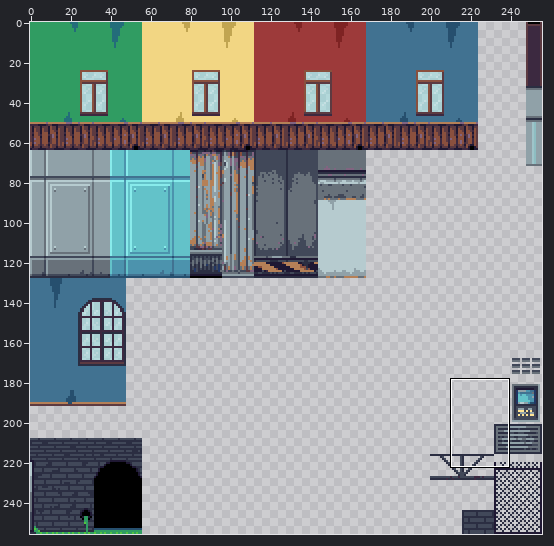
Pixel-art file -- Assets/Tileset/Rooms.ase. The first picture is a wide view before the edit; the outline marks the close-up.
Close-up. Earlier state:
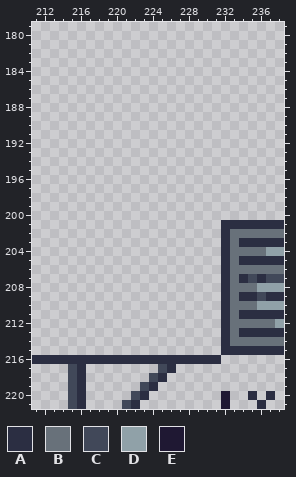
256x256 pixels, 1 frame. Shown: x 211..238, y 179..221.
Visible layers, top first: "Windows", "Walls".
Palette (. is transparent): A #2b2e42  B #68717a  C #414859  D #90a1a8  E #1f1833
Pixels before, first column x 211:
201 .....................AAAAAAA
202 .....................ABBBBBB
203 .....................ABAAAAA
204 .....................ABBBBDD
205 .....................ABAAAAA
206 .....................ABBBBBB
207 .....................ABACACC
208 .....................ABBBDDD
209 .....................ABAACAA
210 .....................ABBBDDD
211 .....................ABAAAAA
212 .....................ABBBBBD
213 .....................ABAAAAA
214 .....................ABBBBBB
215 .....................AAAAAAA
216 AAAAAAAAAAAAAAAAAAAAA.......
217 ....CA........CA............
218 ....CA.......CA.............
219 ....CA......CA..............
220 ....CA.....CA........E..A.A.
221 ....CA....CA.........E...A..
The result:
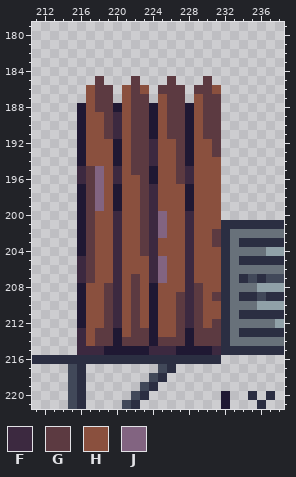
Colours new in this view: F #3c2940  G #5c3a41  H #8a503e  J #826481
The exact change:
Changed rows in their new state; - is an unchanged pixel.
Layer "Walls":
first column x 216:
185 --G---G---G---G-
186 -HGG-HGH-GGG-GGH
187 -HGG-HGG-HGG-HGG
188 EHGGEHGGEHGGEHGG
189 EHHGFHGGEHGGEHGG
190 EHHGFHGGEHGGEHGG
191 EHHGFHGGEHGGEHGG
192 EHHHEHGGFHHGEHHG
193 EHHHEHGGFHHGEHHG
194 EHHHEHGGFHHGEHHH
195 FGJHFHGGEHHGFHHH
196 FGJHFHHGEHHGFHHH
197 EGJHEHHGFHHHEHHH
198 EGJHEHHGFHHHEHHH
199 EGJHEHHGFHHHEHHH
200 EGHHFHHGFJHHFHHH
201 EGHHFHHGFJHHFHHH
202 EGHHFHHGFJHHFHHG
203 EGHHFHHGFHHHFHHG
204 EGHHFHHGFHHHFHHH
205 FGHHFHHHFJHHFHHH
206 FGHHFHHHFJHHFHHH
207 FGHHFHGHFJHHFHHH
208 EHHGFHGHEHHHFGHH
209 EHHGFHGHEHHGFGHG
210 EHHGFHGHEHHGFGHH
211 EHHGFHGHEHHGFGHH
212 EHHGFHGHEHHGFGHG
213 FHGGEHGGEHHGEGGG
214 FHGGEGGGEGGGEGGG
215 FFFEEEEEFFFEEEEF
Where, in picture pixels (left, top, right, bottom), the same in both close-ups:
added: (77, 76, 221, 355)
